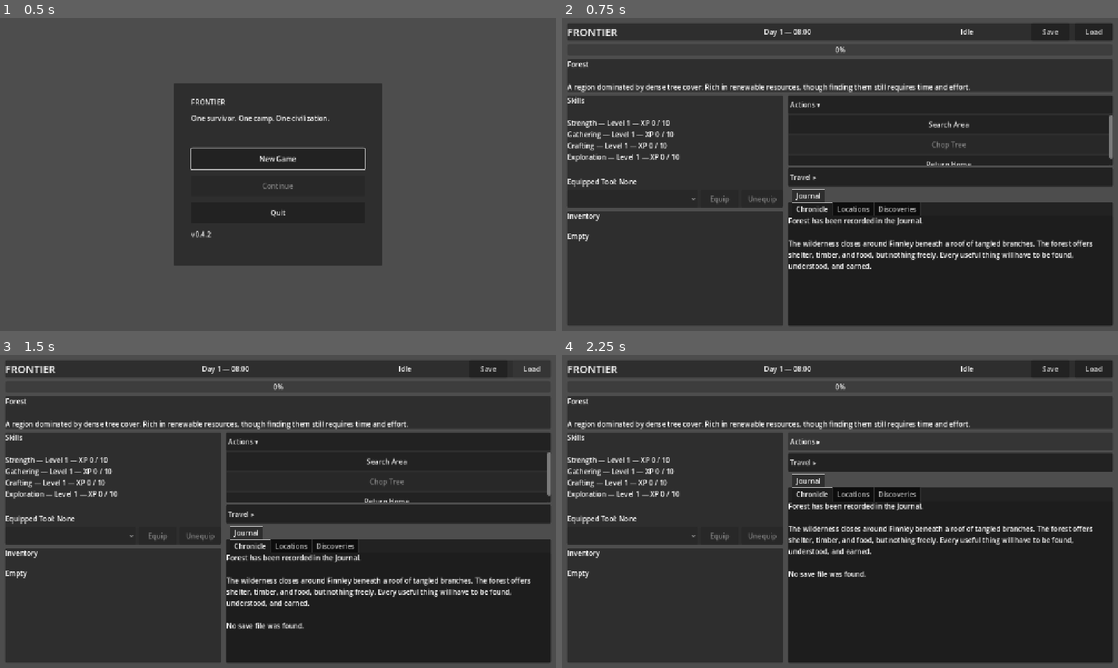
Above: before the commit, frames 1-4 (two rows, left to right).
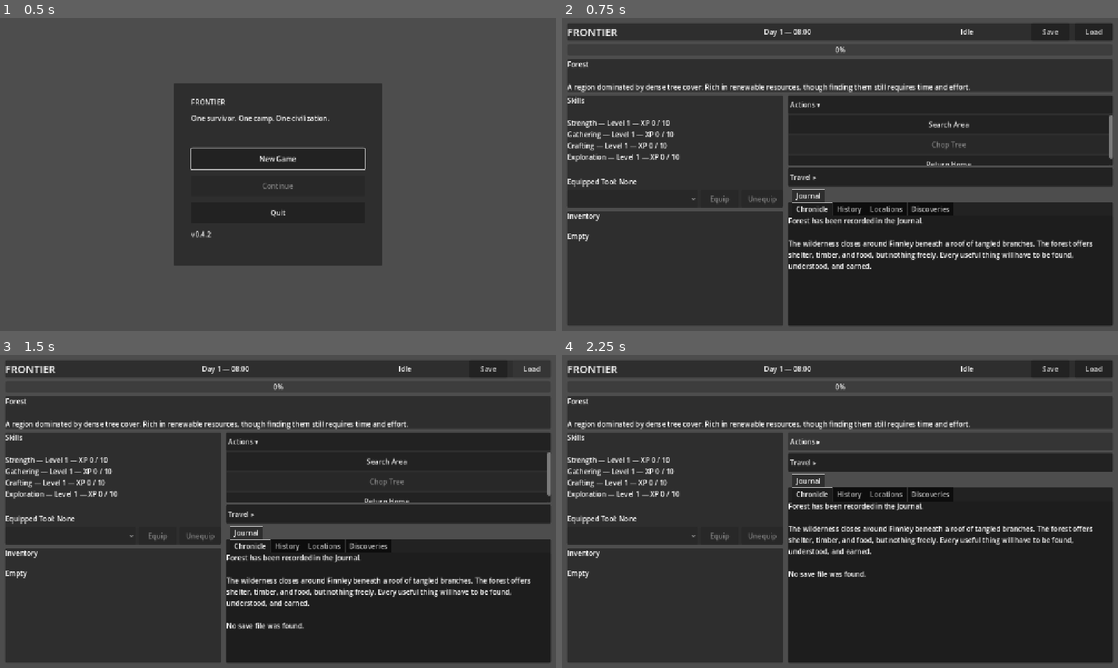
Above: after the commit, the same moments.

Repository: thegrundle-git/frontierthegame
Game: Godot game, scene res://scenes/ui/MainMenu.tscn
Same seed, same stepped clock (60 frames per second), same inputs: the game is played once before the commit and once after it.
Inputs:
- Up to frame 1 (0.5 s): no input
- Up to frame 2 (0.75 s): click "New Game" at 0.5 s
- Up to frame 3 (1.5 s): click "Load" at 1.25 s
- Up to frame 4 (2.25 s): click "Actions ▾" at 2 s

Frame 1 is identical in both runs. In frame 2, 0.2% of the frame differs, in the area x 49-70%, y 58-64%; in frame 3, 0.2%; in frame 4, 0.2%, in the area x 49-71%, y 42-47%.

Commit message:
v0.5.5-alpha1 - Add civilization history ledger

Diff:
--- a/scenes/ui/GameUI.tscn
+++ b/scenes/ui/GameUI.tscn
@@ -270,11 +270,27 @@
 scroll_following = true
 selection_enabled = true
 
+[node name="History" type="MarginContainer" parent="ScreenMargin/MainLayout/MiddleRow/RightColumn/DetailTabs/Journal/JournalTabs"]
+visible = false
+layout_mode = 2
+size_flags_vertical = 3
+metadata/_tab_index = 1
+
+[node name="HistoryLog" type="RichTextLabel" parent="ScreenMargin/MainLayout/MiddleRow/RightColumn/DetailTabs/Journal/JournalTabs/History"]
+unique_name_in_owner = true
+layout_mode = 2
+size_flags_horizontal = 3
+size_flags_vertical = 3
+focus_mode = 2
+theme_override_constants/line_separation = 3
+text = "No milestones have been recorded."
+selection_enabled = true
+
 [node name="Locations" type="MarginContainer" parent="ScreenMargin/MainLayout/MiddleRow/RightColumn/DetailTabs/Journal/JournalTabs" unique_id=1193564463]
 visible = false
 layout_mode = 2
 size_flags_vertical = 3
-metadata/_tab_index = 1
+metadata/_tab_index = 2
 
 [node name="LocationsLog" type="RichTextLabel" parent="ScreenMargin/MainLayout/MiddleRow/RightColumn/DetailTabs/Journal/JournalTabs/Locations" unique_id=1351369458]
 unique_name_in_owner = true
@@ -288,7 +304,7 @@
 visible = false
 layout_mode = 2
 size_flags_vertical = 3
-metadata/_tab_index = 2
+metadata/_tab_index = 3
 
 [node name="DiscoveriesLog" type="RichTextLabel" parent="ScreenMargin/MainLayout/MiddleRow/RightColumn/DetailTabs/Journal/JournalTabs/Discoveries" unique_id=220362884]
 unique_name_in_owner = true
@@ -303,7 +319,7 @@
 visible = false
 layout_mode = 2
 size_flags_vertical = 3
-metadata/_tab_index = 3
+metadata/_tab_index = 4
 
 [node name="LandmarksLog" type="RichTextLabel" parent="ScreenMargin/MainLayout/MiddleRow/RightColumn/DetailTabs/Journal/JournalTabs/Landmarks" unique_id=836744476]
 unique_name_in_owner = true
--- a/scripts/actions/CraftAction.gd
+++ b/scripts/actions/CraftAction.gd
@@ -65,6 +65,12 @@
 		crafted_results
 	)
 
+	_record_first_crafted_tool(
+		survivor,
+		civilization,
+		crafted_results
+	)
+
 	_add_event(
 		survivor.data.display_name
 		+ " crafted "
@@ -81,6 +87,39 @@
 	)
 
 	return true
+
+
+func _record_first_crafted_tool(
+	survivor: Survivor,
+	civilization: CivilizationData,
+	crafted_results: Array[IngredientData]
+) -> void:
+	for result: IngredientData in crafted_results:
+		if result == null or result.item == null:
+			continue
+
+		if "tool" not in result.item.tags:
+			continue
+
+		var recorded := civilization.record_history_event(
+			CivilizationData.HISTORY_FIRST_CRAFTED_TOOL,
+			"First Crafted Tool",
+			survivor.data.display_name
+			+ " crafted the civilization's first tool: "
+			+ result.item.display_name
+			+ ".",
+			"crafting",
+			"",
+			survivor.data.display_name,
+			TimeManager.day,
+			TimeManager.hour,
+			TimeManager.minute
+		)
+
+		if recorded and GameManager.game_ui != null:
+			GameManager.game_ui.update_history_journal()
+
+		return
 
 
 func _get_crafting_output_inventory(
--- a/scripts/actions/SearchAction.gd
+++ b/scripts/actions/SearchAction.gd
@@ -53,6 +53,11 @@
 		)
 
 		DiscoveryManager.check_discoveries()
+		_record_first_search(
+			survivor,
+			civilization,
+			location
+		)
 
 		return true
 
@@ -102,7 +107,42 @@
 		+ str(amount)
 	)
 
+	_record_first_search(
+		survivor,
+		civilization,
+		location
+	)
+
 	return true
+
+
+func _record_first_search(
+	survivor: Survivor,
+	civilization: CivilizationData,
+	location: LocationData
+) -> void:
+	var location_name := "the wilderness"
+
+	if location != null:
+		location_name = location.display_name
+
+	var recorded := civilization.record_history_event(
+		CivilizationData.HISTORY_FIRST_SEARCH,
+		"First Wilderness Search",
+		survivor.data.display_name
+		+ " completed the civilization's first wilderness search at "
+		+ location_name
+		+ ".",
+		"exploration",
+		"",
+		survivor.data.display_name,
+		TimeManager.day,
+		TimeManager.hour,
+		TimeManager.minute
+	)
+
+	if recorded and GameManager.game_ui != null:
+		GameManager.game_ui.update_history_journal()
 
 
 func _choose_loot_entry(
--- a/scripts/autoload/DiscoveryManager.gd
+++ b/scripts/autoload/DiscoveryManager.gd
@@ -104,6 +104,11 @@
 		discovery.display_name
 	)
 
+	_record_first_discovery(
+		civilization,
+		discovery
+	)
+
 	if GameManager.game_ui == null:
 		return
 
@@ -129,6 +134,46 @@
 
 	GameManager.game_ui.rebuild_location_controls()
 	GameManager.game_ui.refresh_all()
+
+
+func _record_first_discovery(
+	civilization: CivilizationData,
+	discovery: DiscoveryData
+) -> void:
+	var contributor_name := ""
+	var survivor: Survivor = GameManager.current_survivor
+
+	if survivor != null and survivor.data != null:
+		contributor_name = survivor.data.display_name
+
+	var description := (
+		"The civilization made its first discovery: "
+		+ discovery.display_name
+		+ "."
+	)
+
+	if not contributor_name.is_empty():
+		description = (
+			contributor_name
+			+ " made the civilization's first discovery: "
+			+ discovery.display_name
+			+ "."
+		)
+
+	var recorded := civilization.record_history_event(
+		CivilizationData.HISTORY_FIRST_DISCOVERY,
+		"First Discovery: " + discovery.display_name,
+		description,
+		"discovery",
+		"",
+		contributor_name,
+		TimeManager.day,
+		TimeManager.hour,
+		TimeManager.minute
+	)
+
+	if recorded and GameManager.game_ui != null:
+		GameManager.game_ui.update_history_journal()
 
 
 func record_location_search(
--- a/scripts/autoload/SaveManager.gd
+++ b/scripts/autoload/SaveManager.gd
@@ -2,7 +2,7 @@
 
 
 const SAVE_PATH := "user://frontier_save.json"
-const SAVE_VERSION := 2
+const SAVE_VERSION := 3
 
 
 func save_game() -> bool:
@@ -151,6 +151,9 @@
 			"discovered_ids": civilization.discovered_ids.duplicate(),
 			"unlocked_recipe_ids": civilization.unlocked_recipe_ids.duplicate(),
 			"wilderness_search_count": civilization.wilderness_search_count,
+			"history_entries": _serialize_history_entries(
+				civilization.history_entries
+			),
 		},
 		"world_events": {
 			"completed_event_ids": WorldEventManager.completed_event_ids.duplicate()
@@ -183,6 +186,30 @@
 		}
 
 	return skill_data
+
+
+func _serialize_history_entries(
+	history_entries: Array[CivilizationHistoryEntry]
+) -> Array[Dictionary]:
+	var history_data: Array[Dictionary] = []
+
+	for entry: CivilizationHistoryEntry in history_entries:
+		if entry == null:
+			continue
+
+		history_data.append({
+			"event_id": entry.event_id,
+			"title": entry.title,
+			"description": entry.description,
+			"category": entry.category,
+			"contributor_id": entry.contributor_id,
+			"contributor_name": entry.contributor_name,
+			"day": entry.day,
+			"hour": entry.hour,
+			"minute": entry.minute,
+		})
+
+	return history_data
 
 
 func _apply_save_data(
@@ -512,7 +539,101 @@
 	)
 )
 
+	_apply_history_data(
+		civilization,
+		civilization_data.get(
+			"history_entries",
+			[]
+		)
+	)
+
 	civilization.synchronize_unlocked_recipes()
+
+
+func _apply_history_data(
+	civilization: CivilizationData,
+	history_data: Variant
+) -> void:
+	civilization.history_entries.clear()
+
+	if history_data is not Array:
+		push_warning(
+			"Skipped malformed civilization history data."
+		)
+		return
+
+	for entry_variant: Variant in history_data:
+		if entry_variant is not Dictionary:
+			push_warning(
+				"Skipped malformed civilization history entry."
+			)
+			continue
+
+		var entry_data: Dictionary = entry_variant
+		var entry := CivilizationHistoryEntry.new()
+		entry.event_id = str(
+			entry_data.get("event_id", "")
+		)
+		entry.title = str(
+			entry_data.get("title", "")
+		)
+		entry.description = str(
+			entry_data.get("description", "")
+		)
+		entry.category = str(
+			entry_data.get("category", "")
+		)
+		entry.contributor_id = str(
+			entry_data.get("contributor_id", "")
+		)
+		entry.contributor_name = str(
+			entry_data.get("contributor_name", "")
+		)
+		entry.day = max(
+			_history_int_from_variant(
+				entry_data.get("day", 1),
+				1
+			),
+			1
+		)
+		entry.hour = clamp(
+			_history_int_from_variant(
+				entry_data.get("hour", 0),
+				0
+			),
+			0,
+			23
+		)
+		entry.minute = clamp(
+			_history_int_from_variant(
+				entry_data.get("minute", 0),
+				0
+			),
+			0,
+			59
+		)
+
+		if not civilization.record_history_entry(entry):
+			push_warning(
+				"Skipped invalid or duplicate history event: "
+				+ entry.event_id
+			)
+
+
+func _history_int_from_variant(
+	value: Variant,
+	fallback: int
+) -> int:
+	if value is int or value is float:
+		return int(value)
+
+	if value is String:
+		var string_value := str(value)
+
+		if string_value.is_valid_int():
+			return string_value.to_int()
+
+	return fallback
 
 func _apply_world_event_data(
 	event_data: Dictionary
--- a/scripts/resources/CivilizationData.gd
+++ b/scripts/resources/CivilizationData.gd
@@ -1,5 +1,10 @@
 extends Resource
 class_name CivilizationData
+
+
+const HISTORY_FIRST_SEARCH := "milestone.first_search"
+const HISTORY_FIRST_DISCOVERY := "milestone.first_discovery"
+const HISTORY_FIRST_CRAFTED_TOOL := "milestone.first_crafted_tool"
 
 
 @export var display_name: String = "Unnamed Civilization"
@@ -17,6 +22,62 @@
 var observed_item_ids: Array[String] = []
 var discovered_ids: Array[String] = []
 var unlocked_recipe_ids: Array[String] = []
+var history_entries: Array[CivilizationHistoryEntry] = []
+
+
+func has_history_event(
+	event_id: String
+) -> bool:
+	if event_id.is_empty():
+		return false
+
+	for entry: CivilizationHistoryEntry in history_entries:
+		if entry != null and entry.event_id == event_id:
+			return true
+
+	return false
+
+
+func record_history_entry(
+	entry: CivilizationHistoryEntry
+) -> bool:
+	if entry == null:
+		return false
+
+	if entry.event_id.is_empty():
+		return false
+
+	if has_history_event(entry.event_id):
+		return false
+
+	history_entries.append(entry)
+
+	return true
+
+
+func record_history_event(
+	event_id: String,
+	title: String,
+	description: String,
+	category: String,
+	contributor_id: String,
+	contributor_name: String,
+	day: int,
+	hour: int,
+	minute: int
+) -> bool:
+	var entry := CivilizationHistoryEntry.new()
+	entry.event_id = event_id
+	entry.title = title
+	entry.description = description
+	entry.category = category
+	entry.contributor_id = contributor_id
+	entry.contributor_name = contributor_name
+	entry.day = day
+	entry.hour = hour
+	entry.minute = minute
+
+	return record_history_entry(entry)
 
 
 func observe_item(
--- /dev/null
+++ b/scripts/resources/CivilizationHistoryEntry.gd
@@ -0,0 +1,17 @@
+extends Resource
+class_name CivilizationHistoryEntry
+
+
+@export var event_id: String = ""
+@export var title: String = ""
+
+@export_multiline
+var description: String = ""
+
+@export var category: String = ""
+@export var contributor_id: String = ""
+@export var contributor_name: String = ""
+
+@export var day: int = 1
+@export var hour: int = 0
+@export var minute: int = 0
--- a/scripts/ui/GameUI.gd
+++ b/scripts/ui/GameUI.gd
@@ -9,6 +9,7 @@
 
 
 @onready var event_log: RichTextLabel = %EventLog
+@onready var history_log: RichTextLabel = %HistoryLog
 @onready var inventory_label: RichTextLabel = %InventoryLabel
 @onready var skills_label: Label = %SkillsLabel
 @onready var tool_label: Label = %ToolLabel
@@ -218,6 +219,7 @@
 	update_travel_buttons()
 	update_locations_journal()
 	update_landmarks_journal()
+	update_history_journal()
 	update_journal_tab_visibility()
 	update_discoveries_journal()
 	_update_time()
@@ -1004,6 +1006,53 @@
 # Journal
 # -------------------------------------------------------------------
 
+func update_history_journal() -> void:
+	var civilization: CivilizationData = (
+		GameManager.current_civilization
+	)
+
+	if (
+		civilization == null
+		or civilization.history_entries.is_empty()
+	):
+		history_log.text = (
+			"No milestones have been recorded."
+		)
+		return
+
+	var history_text := ""
+
+	for entry: CivilizationHistoryEntry in (
+		civilization.history_entries
+	):
+		if entry == null:
+			continue
+
+		if not history_text.is_empty():
+			history_text += "\n\n"
+
+		history_text += entry.title
+		history_text += (
+			"\nDay "
+			+ str(entry.day)
+			+ " — "
+			+ str(entry.hour).pad_zeros(2)
+			+ ":"
+			+ str(entry.minute).pad_zeros(2)
+		)
+
+		if not entry.contributor_name.is_empty():
+			history_text += (
+				"\nContributor: "
+				+ entry.contributor_name
+			)
+
+		if not entry.description.is_empty():
+			history_text += "\n" + entry.description
+
+	history_log.text = history_text
+
+
 func update_locations_journal() -> void:
 	var civilization: CivilizationData = (
 		GameManager.current_civilization
Not shown, added: scripts/resources/CivilizationHistoryEntry.gd.uid
Not shown, changed: docs/ARCHITECTURE.md
Not shown, changed: docs/CHANGELOG.md
Not shown, added: docs/DESIGN_PHILOSOPHY.md
Not shown, changed: docs/PROJECT_SNAPSHOT.md
